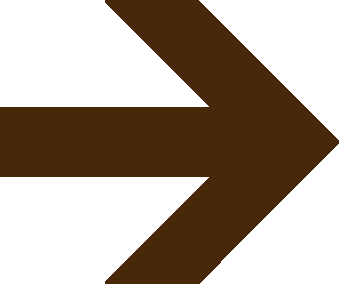
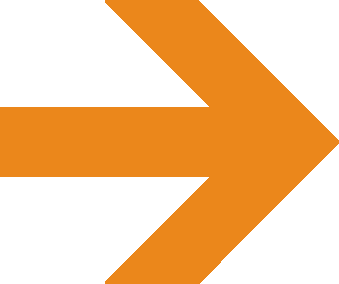
The second 339px x 284px image is a revision of the first. Changes to its layers:
painted on "Layer 1" over (x1=0, y1=0, x2=339, y2=284)
